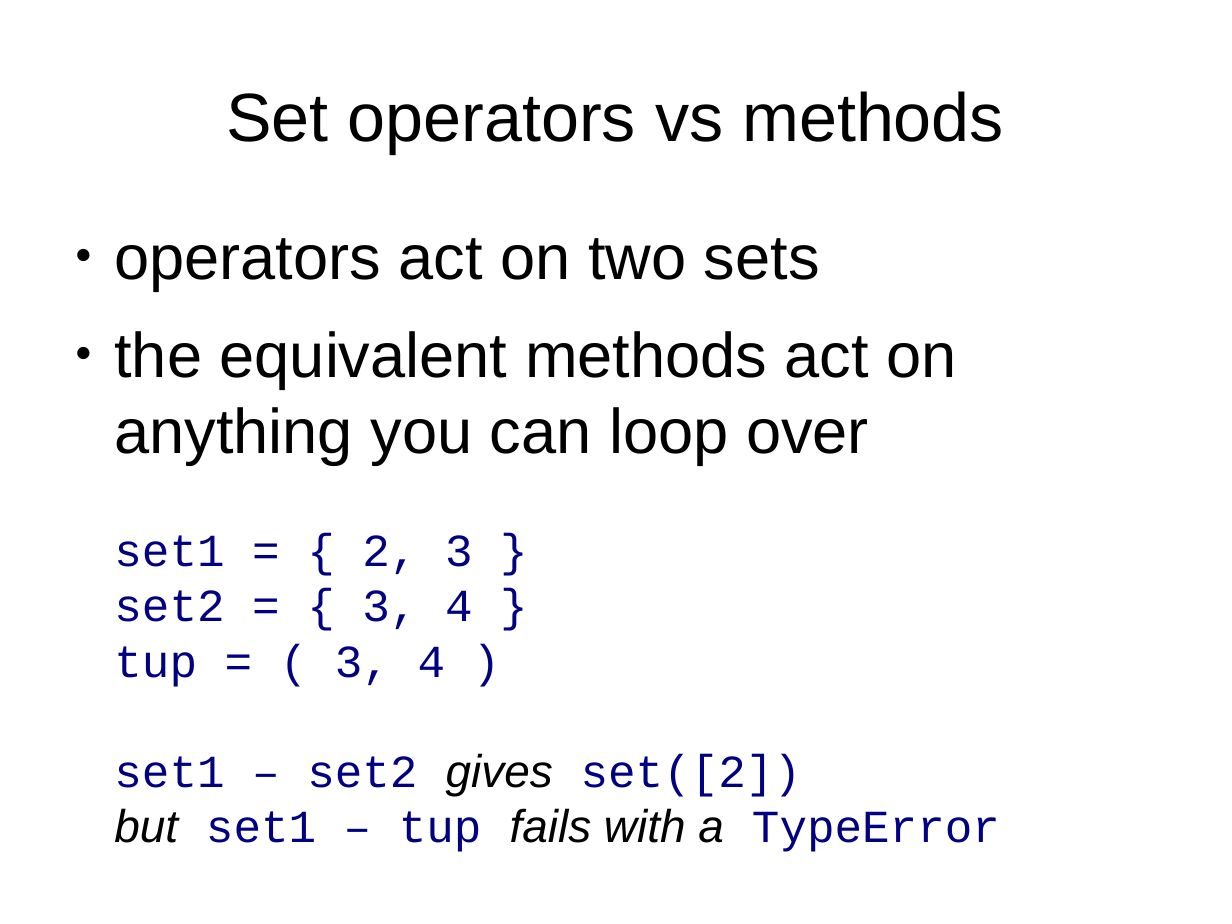
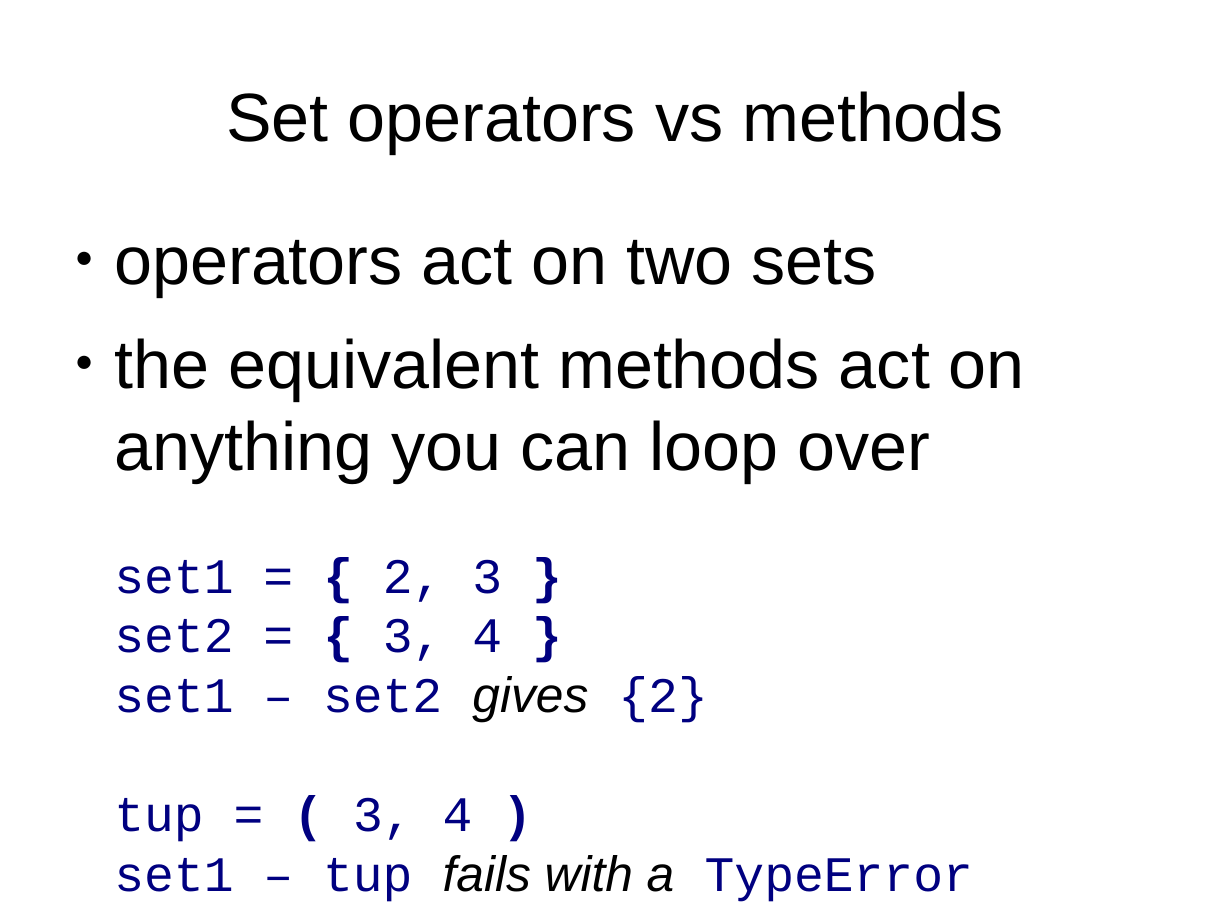
Before and after one commit to alaniwi/ncas-isc, a slide deck: slide 9 of python/presentations/learning_python/18_ceda-sets.odp. Drawn at 1232x924 pixels with LibreOffice and Linux fonts; fonts in the diff are those of the drawing. Boxes give left, top, right and bottom in pixels: in the first picture for what was removed or moved away, otherwise in the second. Text is boxed around its words. In the diff, an @@ line names an element or a change of style, - is before the commit and + after.

Commit message:
further changes to sets talk

```diff
--- a/python/presentations/learning_python/18_ceda-sets.odp
+++ b/python/presentations/learning_python/18_ceda-sets.odp
@@ text at [114, 240, 877, 297]: size 40.7 to 44 pt in "operators act on two sets" @@
@@ text at [114, 338, 1025, 902]: text changed; size 29.6 to 32 pt @@
-● the equivalent methods act on
-  anything you can loop over
-  set1 = { 2, 3 }
-  set2 = { 3, 4 }
-  tup = ( 3, 4 )
-  set1 – set2 gives set([2])
-  but set1 – tup fails with a TypeError
-set1.difference(tup) gives set([2])
+● the equivalent methods act on
+  anything you can loop over
+  set1 = { 2, 3 }
+  set2 = { 3, 4 }
+  set1 – set2 gives {2}
+  tup = ( 3, 4 )
+  set1 – tup fails with a TypeError
+set1.difference(tup) gives {2}
```
Also in this commit, not shown: 6 other slides changed, 1 other file.
